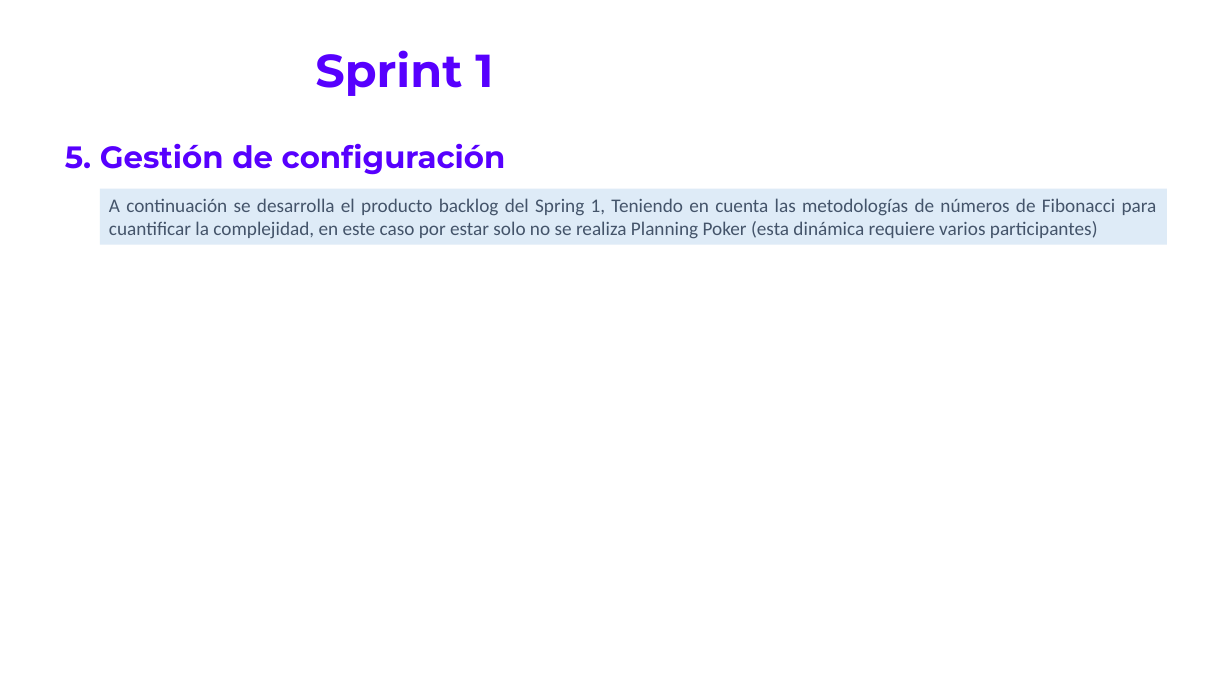
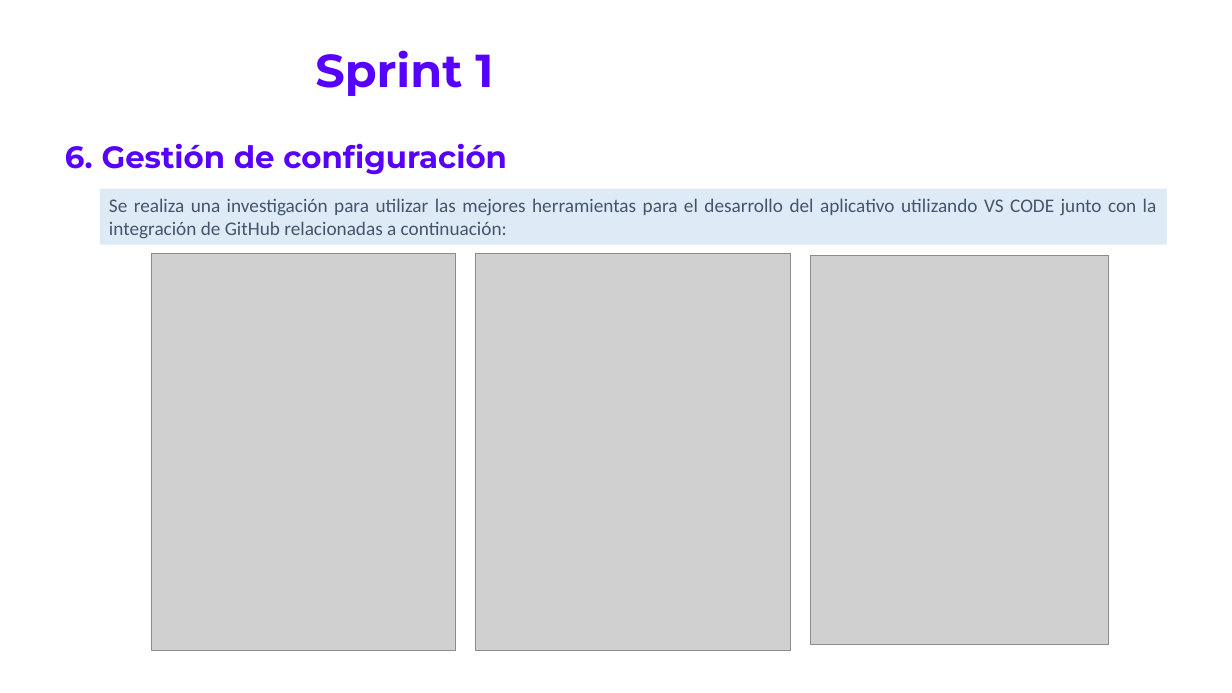
Before and after one commit to Sago0330/MisionTicCiclo3, a slide deck: slide 7 of Documentación/Documentos del proyecto/02 Sprint_1.pptx (slide 6 before the commit). Drawn at 1232x693 pixels with LibreOffice and Linux fonts; fonts in the diff are those of the drawing; grey boxes stand for pictures; background and template pictures are left out. Boxes give left, top, right and bottom in pixels: in the first picture for what was removed or moved away, otherwise in the second. Text is boxed around its words. In the diff, an @@ line names an element or a change of style, - is before the commit and + after.

```diff
--- a/Documentación/Documentos del proyecto/02 Sprint_1.pptx
+++ b/Documentación/Documentos del proyecto/02 Sprint_1.pptx
@@ text at (65, 143, 507, 175): text changed @@
-5. Gestión de configuración
+6. Gestión de configuración
@@ text in rectangle at (109, 198, 1157, 239): text changed @@
-A continuación se desarrolla el producto backlog del Spring 1, Teniendo en cuenta las metodologías de números de Fibonacci para cuantificar la complejidad, en este caso por estar solo no se realiza Planning Poker (esta dinámica requiere varios participantes)
+Se realiza una investigación para utilizar las mejores herramientas para el desarrollo del aplicativo utilizando VS CODE junto con la integración de GitHub relacionadas a continuación:
@@ picture added at (152, 253, 457, 651) @@
@@ picture added at (476, 253, 791, 651) @@
@@ picture added at (811, 255, 1109, 645) @@
```
Also in this commit, not shown: 4 other slides changed, 5 slides added, 37 other files.
